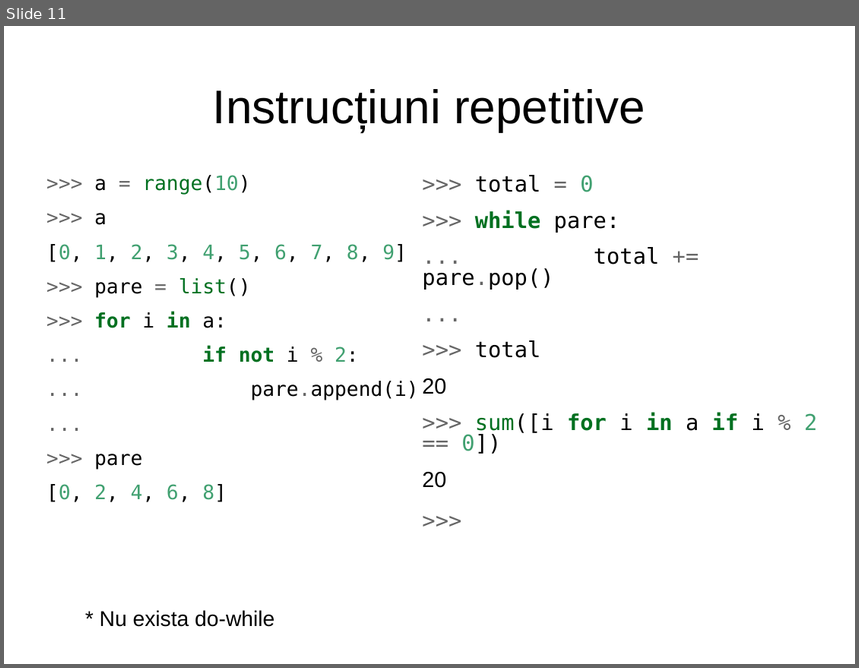
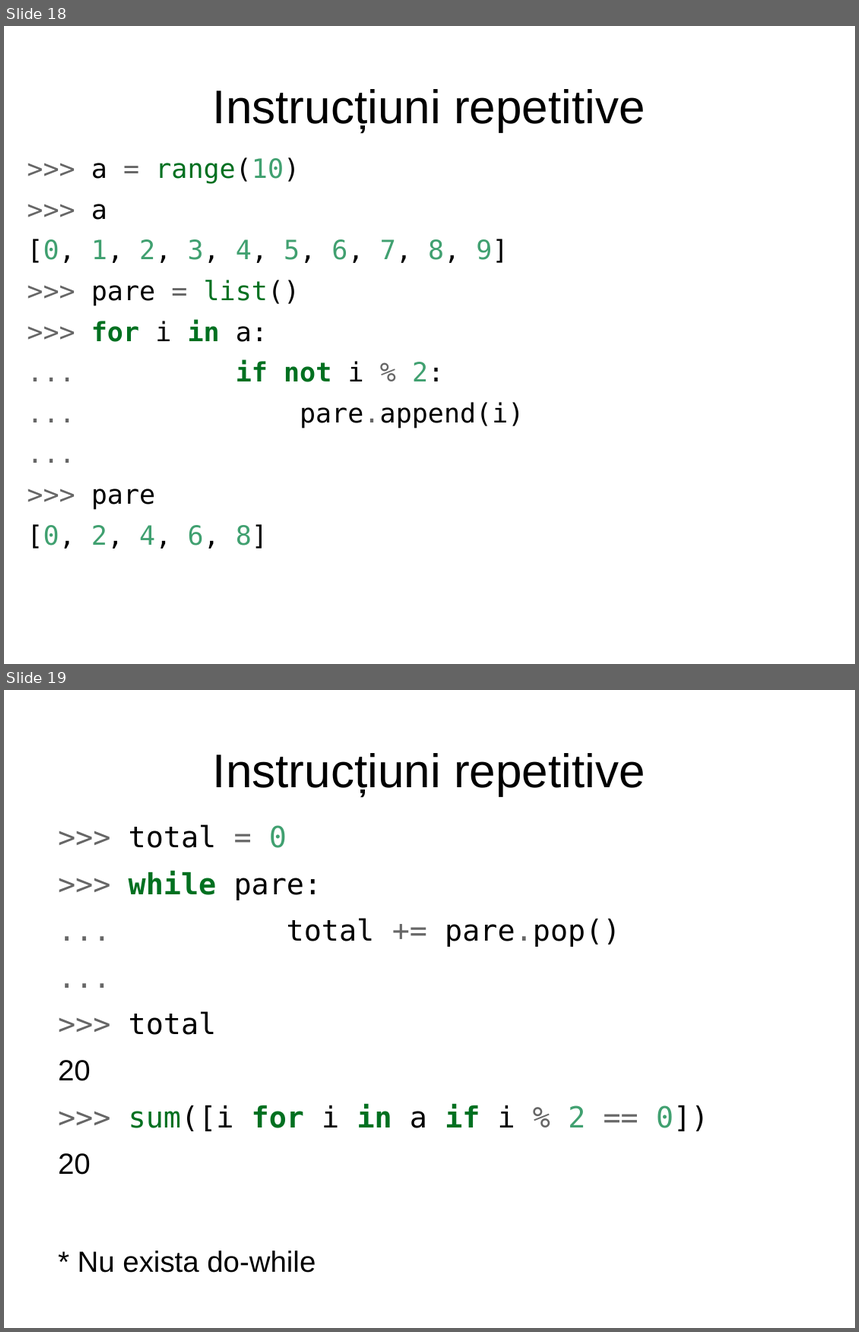
Before and after one commit to RoPython/ropython-presentations, a slide deck: cmiN/1/intro.odp. Shown one above the other, each under a label of ours: slide 11 before the commit, slides 18 and 19 after it. The pictures are 859x668 and 859x1332 pixels, drawn with LibreOffice and Linux fonts; fonts in the diff are those of the drawing. Boxes give left, top, right and bottom in pixels: in the first picture for what was removed or moved away, otherwise in the second. Text is boxed around its words. In the diff, an @@ line names an element or a change of style, - is before the commit and + after.

```diff
--- a/cmiN/1/intro.odp
+++ b/cmiN/1/intro.odp
@@ slide 19 added at [4, 690, 855, 1328], background #FFFFFF @@
@@ title added at [213, 753, 645, 796], 44 pt, text #000000 @@
+Instrucțiuni repetitive
@@ text added at [58, 825, 709, 1273], 27.2 pt, text #000000 @@
+>>> total = 0
+>>> while pare:
+... total += pare.pop()
+...
+>>> total
+20
+>>> sum([i for i in a if i % 2 == 0])
+20
+* Nu exista do-while
@@ what was slide 11 is now slide 18 @@
@@ slide 18 changed as well @@
@@ text ">>> a = range(10)": place and size @@
-text ">>> a = range(10)" at [47, 175, 419, 503]
+text ">>> a = range(10)" at [27, 157, 508, 549]
@@ text ">>> a = range(10)" at [27, 157, 508, 549]: size 18.6 to 24.8 pt @@
@@ text removed at [422, 175, 817, 488] @@
->>> total = 0
->>> while pare:
-... total += pare.pop()
-...
->>> total
-20
->>> sum([i for i in a if i % 2 == 0])
-20
->>>
@@ text removed at [100, 610, 275, 627] @@
-* Nu exista do-while
```
Also in this commit, not shown: 8 other slides changed, 19 other slides added, 1 slide removed.
